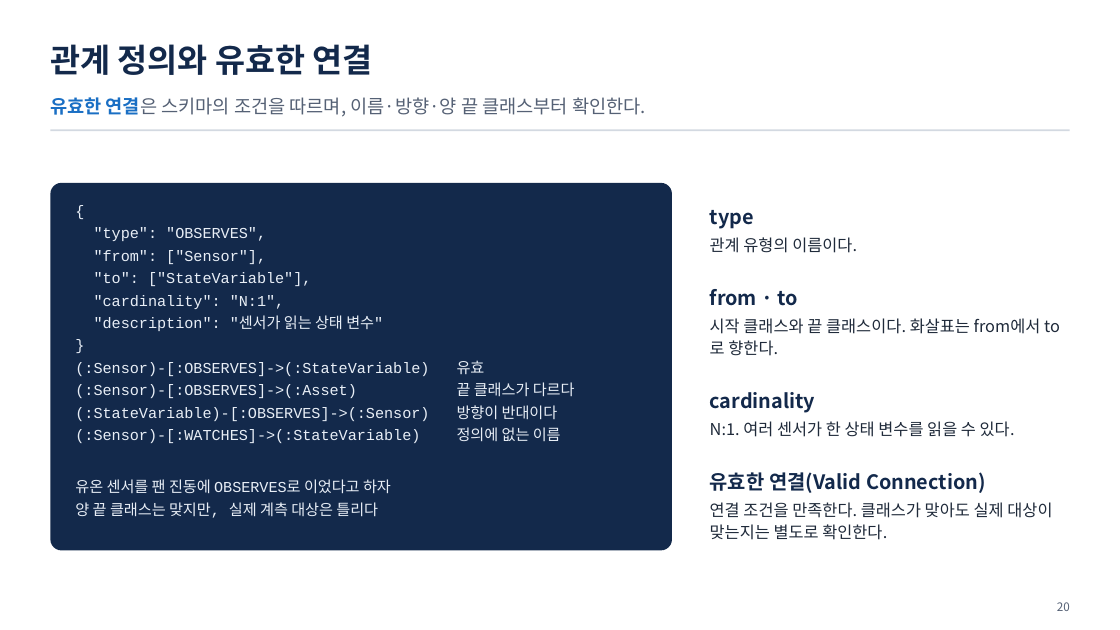
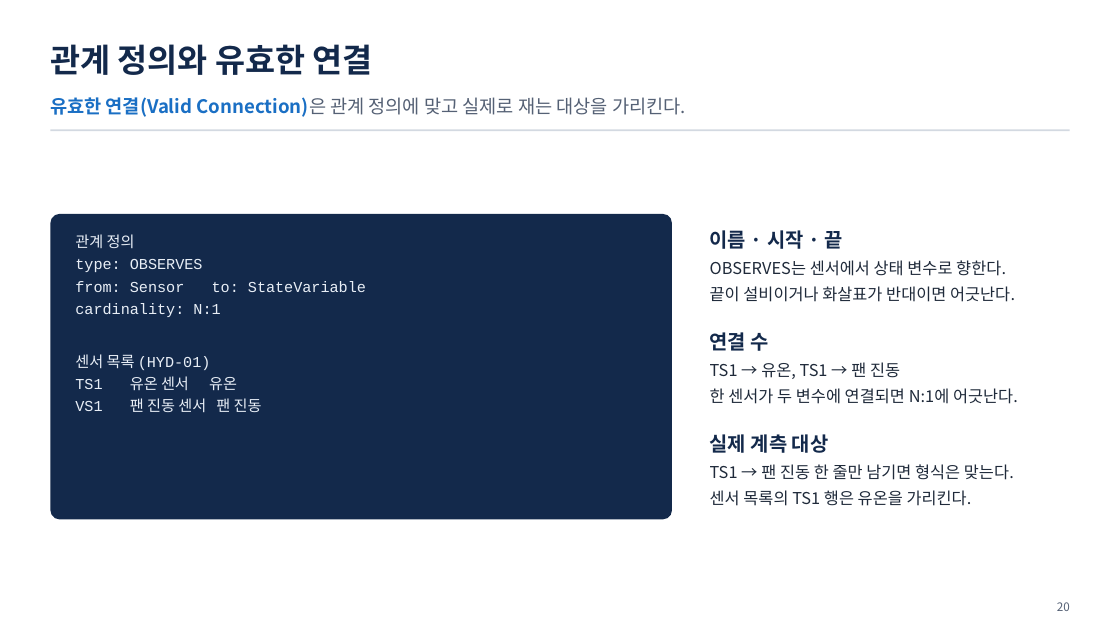
Before and after one commit to uengine-oss/hyd-iot-edu, a slide deck: slide 20 of workspace/강의제작/산출물/통합반/이론_오프라인/02회차/통합반_오프라인_02회차.pptx. Drawn at 1120x630 pixels with LibreOffice and Linux fonts; fonts in the diff are those of the drawing. Boxes give left, top, right and bottom in pixels: in the first picture for what was removed or moved away, otherwise in the second. Text is boxed around its words. In the diff, an @@ line names an element or a change of style, - is before the commit and + after.

```diff
--- a/workspace/강의제작/산출물/통합반/이론_오프라인/02회차/통합반_오프라인_02회차.pptx
+++ b/workspace/강의제작/산출물/통합반/이론_오프라인/02회차/통합반_오프라인_02회차.pptx
@@ text at bbox=[50, 97, 686, 117]: text changed; text colour #556175 to #1A6FC4; bold on @@
-유효한 연결은 스키마의 조건을 따르며, 이름·방향·양 끝 클래스부터 확인한다.
+유효한 연결(Valid Connection)은 관계 정의에 맞고 실제로 재는 대상을 가리킨다.
@@ rounded rectangle: place and size @@
-rounded rectangle at bbox=[50, 183, 672, 551]
+rounded rectangle at bbox=[50, 214, 672, 520]
@@ text at bbox=[75, 234, 366, 412]: text changed @@
-{
-"type": "OBSERVES",
-"from": ["Sensor"],
-"to": ["StateVariable"],
-"cardinality": "N:1",
-"description": "센서가 읽는 상태 변수"
-}
-(:Sensor)-[:OBSERVES]->(:StateVariable) 유효
-(:Sensor)-[:OBSERVES]->(:Asset) 끝 클래스가 다르다
-(:StateVariable)-[:OBSERVES]->(:Sensor) 방향이 반대이다
-(:Sensor)-[:WATCHES]->(:StateVariable) 정의에 없는 이름
-유온 센서를 팬 진동에 OBSERVES로 이었다고 하자
-양 끝 클래스는 맞지만, 실제 계측 대상은 틀리다
+관계 정의
+type: OBSERVES
+from: Sensor to: StateVariable
+cardinality: N:1
+센서 목록 (HYD-01)
+TS1 유온 센서 유온
+VS1 팬 진동 센서 팬 진동
@@ text at bbox=[710, 230, 1015, 302]: text changed @@
-type
-관계 유형의 이름이다.
+이름 · 시작 · 끝
+OBSERVES는 센서에서 상태 변수로 향한다.
+끝이 설비이거나 화살표가 반대이면 어긋난다.
@@ text at bbox=[710, 332, 1018, 404]: text changed @@
-from · to
-시작 클래스와 끝 클래스이다. 화살표는 from에서 to로 향한다.
+연결 수
+TS1 → 유온, TS1 → 팬 진동
+한 센서가 두 변수에 연결되면 N:1에 어긋난다.
@@ text at bbox=[710, 434, 1014, 506]: text changed @@
-cardinality
-N:1. 여러 센서가 한 상태 변수를 읽을 수 있다.
+실제 계측 대상
+TS1 → 팬 진동 한 줄만 남기면 형식은 맞는다.
+센서 목록의 TS1 행은 유온을 가리킨다.
@@ text removed at bbox=[710, 472, 1052, 540] @@
-유효한 연결(Valid Connection)
-연결 조건을 만족한다. 클래스가 맞아도 실제 대상이 맞는지는 별도로 확인한다.
```
Also in this commit, not shown: 10 other slides changed, 9 other files.
